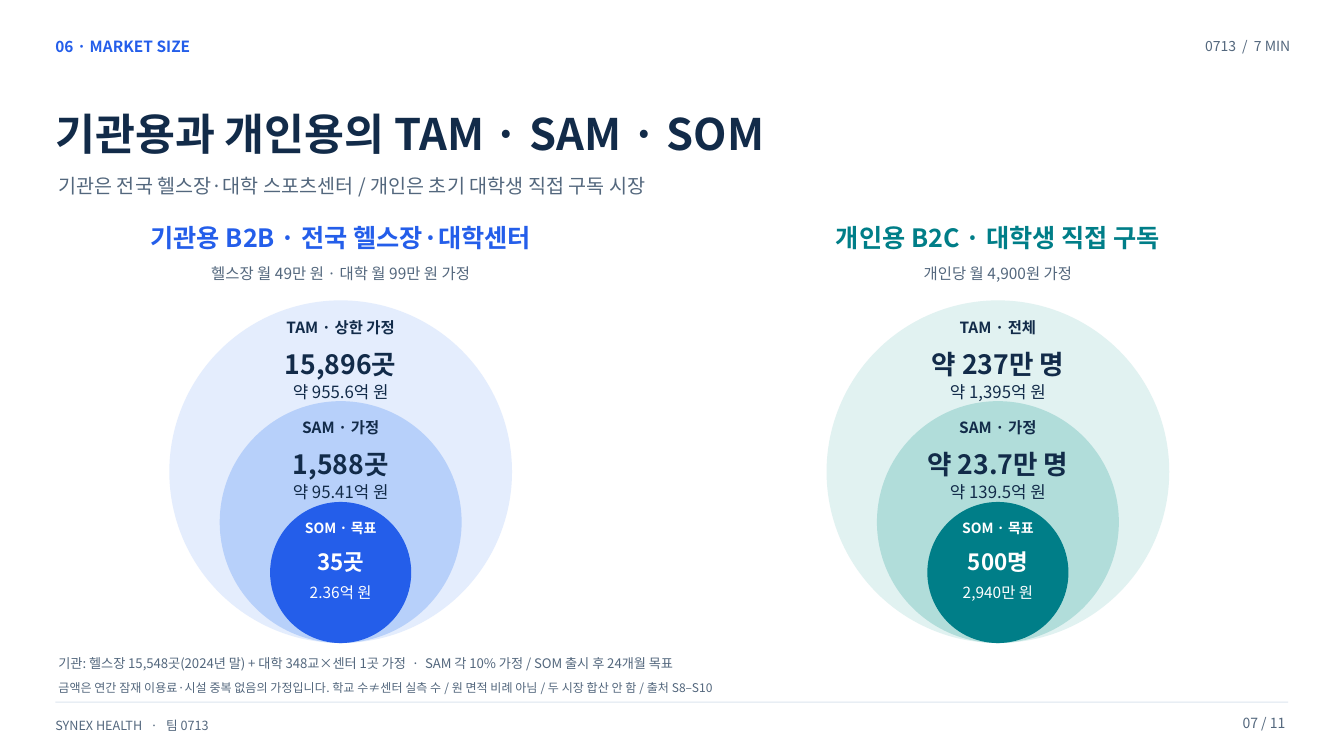
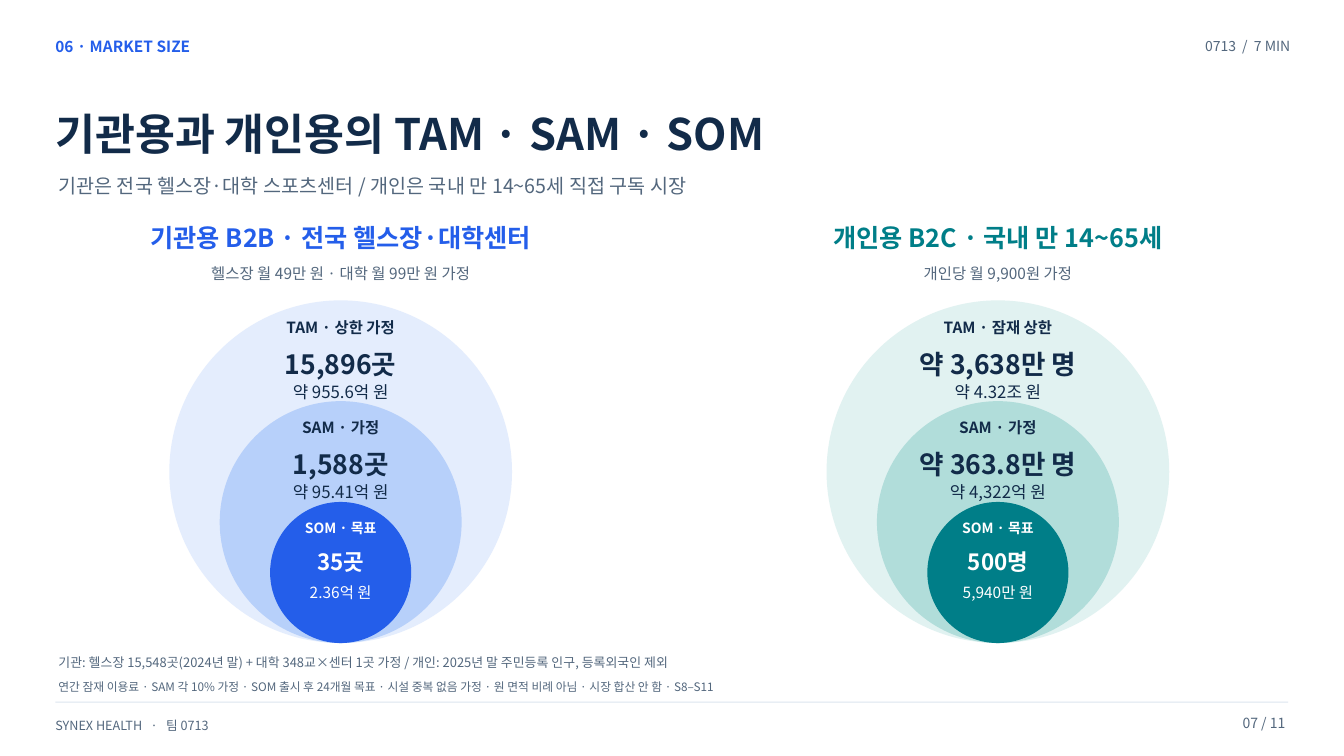
Before and after one commit to hundol047/Synex-Health, a slide deck: slide 7 of docs/pitch-0713/files/Synex_0713_7min.pptx. Drawn at 1344x756 pixels with LibreOffice and Linux fonts; fonts in the diff are those of the drawing. Boxes give left, top, right and bottom in pixels: in the first picture for what was removed or moved away, otherwise in the second. Text is boxed around its words. In the diff, an @@ line names an element or a change of style, - is before the commit and + after.

```diff
--- a/docs/pitch-0713/files/Synex_0713_7min.pptx
+++ b/docs/pitch-0713/files/Synex_0713_7min.pptx
@@ text at (x1=58, y1=176, x2=686, y2=195): text changed @@
-기관은 전국 헬스장·대학 스포츠센터 / 개인은 초기 대학생 직접 구독 시장
+기관은 전국 헬스장·대학 스포츠센터 / 개인은 국내 만 14~65세 직접 구독 시장
@@ text at (x1=834, y1=226, x2=1163, y2=250): text changed @@
-개인용 B2C · 대학생 직접 구독
+개인용 B2C · 국내 만 14~65세
@@ text at (x1=924, y1=266, x2=1072, y2=282): text changed @@
-개인당 월 4,900원 가정
+개인당 월 9,900원 가정
@@ text at (x1=944, y1=320, x2=1052, y2=335): text changed @@
-TAM · 전체
+TAM · 잠재 상한
@@ text at (x1=920, y1=351, x2=1076, y2=380): text changed @@
-약 237만 명
+약 3,638만 명
@@ text at (x1=955, y1=384, x2=1041, y2=403): text changed @@
-약 1,395억 원
+약 4.32조 원
@@ text at (x1=920, y1=451, x2=1076, y2=477): text changed @@
-약 23.7만 명
+약 363.8만 명
@@ text at (x1=950, y1=484, x2=1045, y2=503): text changed @@
-약 139.5억 원
+약 4,322억 원
@@ text at (x1=963, y1=585, x2=1033, y2=601): text changed @@
-2,940만 원
+5,940만 원
@@ text at (x1=58, y1=656, x2=668, y2=670): text changed; size 9.4 to 9.2 pt @@
-기관: 헬스장 15,548곳(2024년 말) + 대학 348교×센터 1곳 가정 · SAM 각 10% 가정 / SOM 출시 후 24개월 목표
+기관: 헬스장 15,548곳(2024년 말) + 대학 348교×센터 1곳 가정 / 개인: 2025년 말 주민등록 인구, 등록외국인 제외
@@ text at (x1=58, y1=681, x2=714, y2=692): text changed; size 8.6 to 8.4 pt @@
-금액은 연간 잠재 이용료·시설 중복 없음의 가정입니다. 학교 수≠센터 실측 수 / 원 면적 비례 아님 / 두 시장 합산 안 함 / 출처 S8–S10
+연간 잠재 이용료 · SAM 각 10% 가정 · SOM 출시 후 24개월 목표 · 시설 중복 없음 가정 · 원 면적 비례 아님 · 시장 합산 안 함 · S8–S11
```
Also in this commit, not shown: 1 other slide changed, 15 other files.
